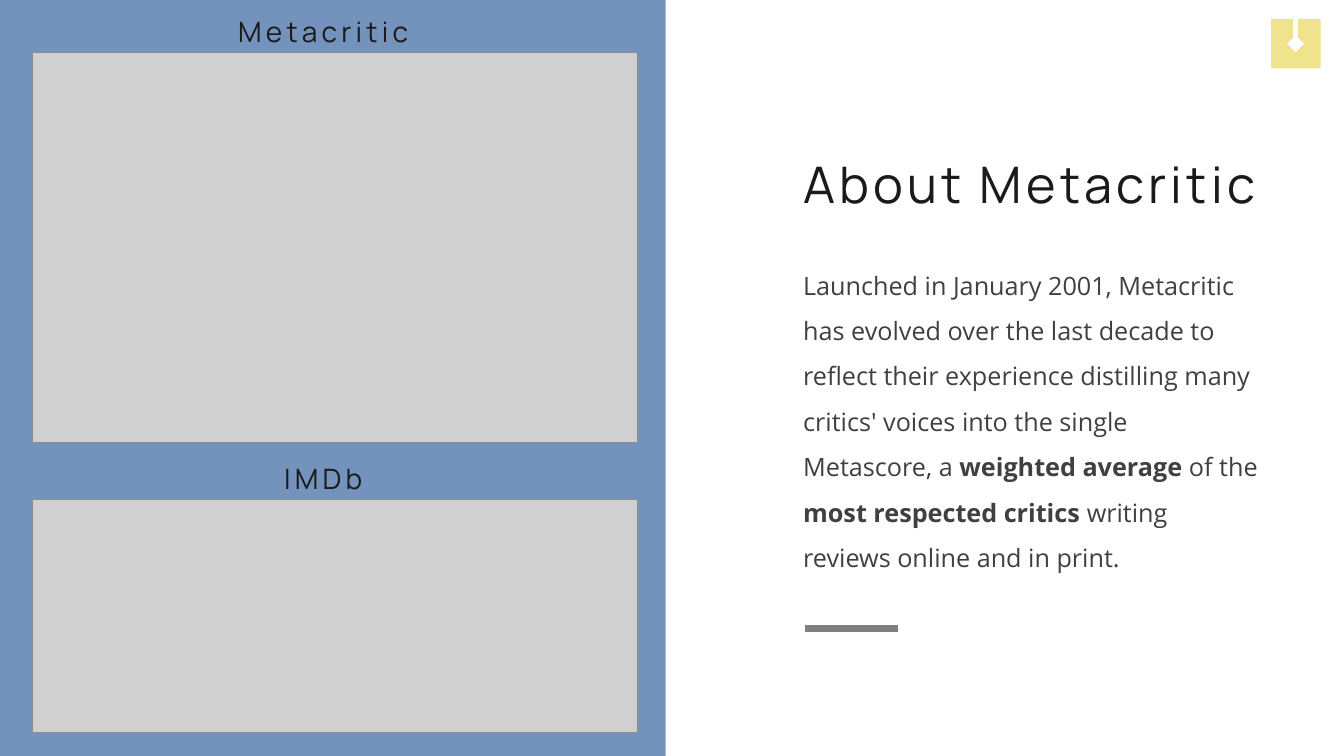
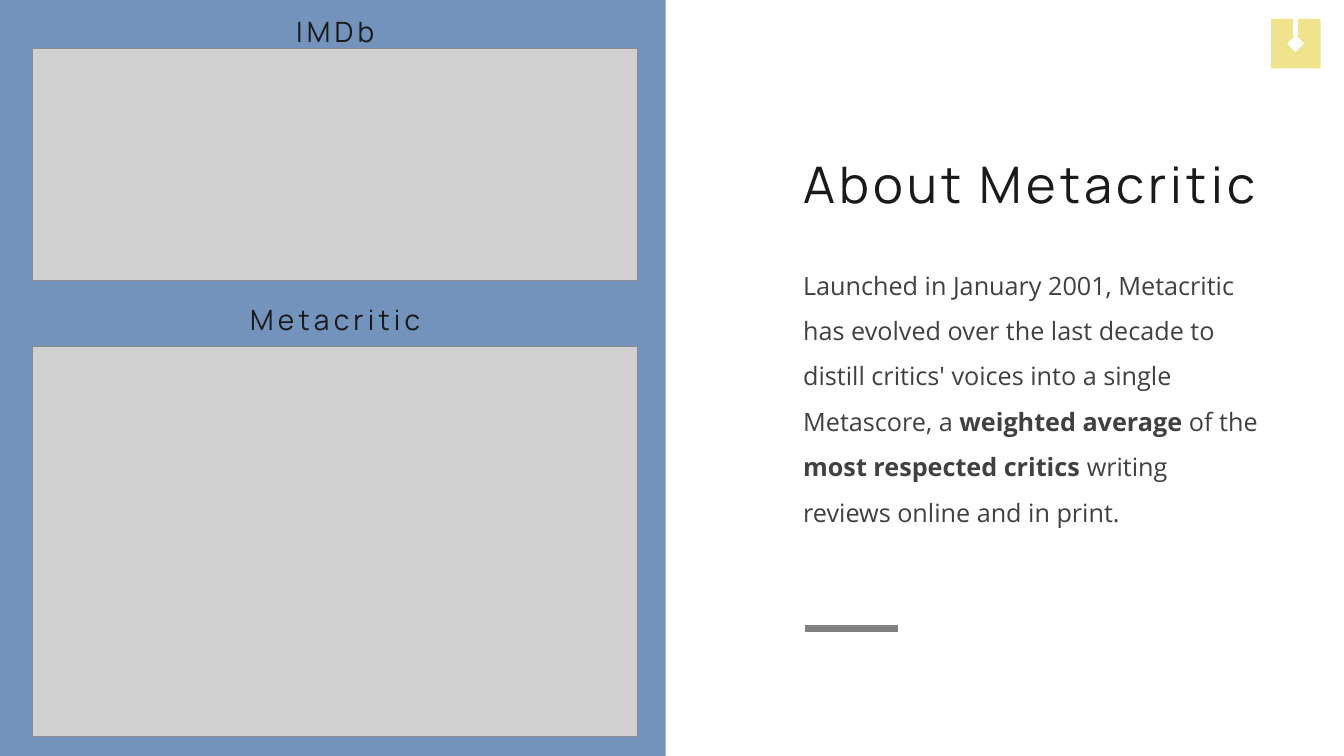
Before and after one commit to miazhx/metacritic, a slide deck: slide 2 of Presentation - Mia.pptx (slide 3 before the commit). Drawn at 1344x756 pixels with LibreOffice and Linux fonts; fonts in the diff are those of the drawing; grey boxes stand for pictures. Boxes give left, top, right and bottom in pixels: in the first picture for what was removed or moved away, otherwise in the second. Text is boxed around its words. In the diff, an @@ line names an element or a change of style, - is before the commit and + after.

Commit message:
Presentation Day Version

```diff
--- a/Presentation - Mia.pptx
+++ b/Presentation - Mia.pptx
@@ text "IMDb" rewrapped from (284, 469, 362, 490) to (296, 22, 374, 50) @@
@@ picture: place and size @@
-picture at (33, 500, 638, 733)
+picture at (33, 48, 638, 281)
@@ text "Metacritic": place and size @@
-text "Metacritic" at (238, 21, 408, 43)
+text "Metacritic" at (250, 309, 420, 331)
@@ text at (803, 276, 1257, 528): text changed @@
-Launched in January 2001, Metacritic has evolved over the last decade to reflect their experience distilling many critics' voices into the single Metascore, a weighted average of the most respected critics writing reviews online and in print.
+Launched in January 2001, Metacritic has evolved over the last decade to distill critics' voices into a single Metascore, a weighted average of the most respected critics writing reviews online and in print.
@@ picture: place and size @@
-picture at (33, 52, 638, 443)
+picture at (33, 347, 638, 737)
```
Also in this commit, not shown: 7 other slides changed, 9 slides added, 4 slides removed, 8 other files.
